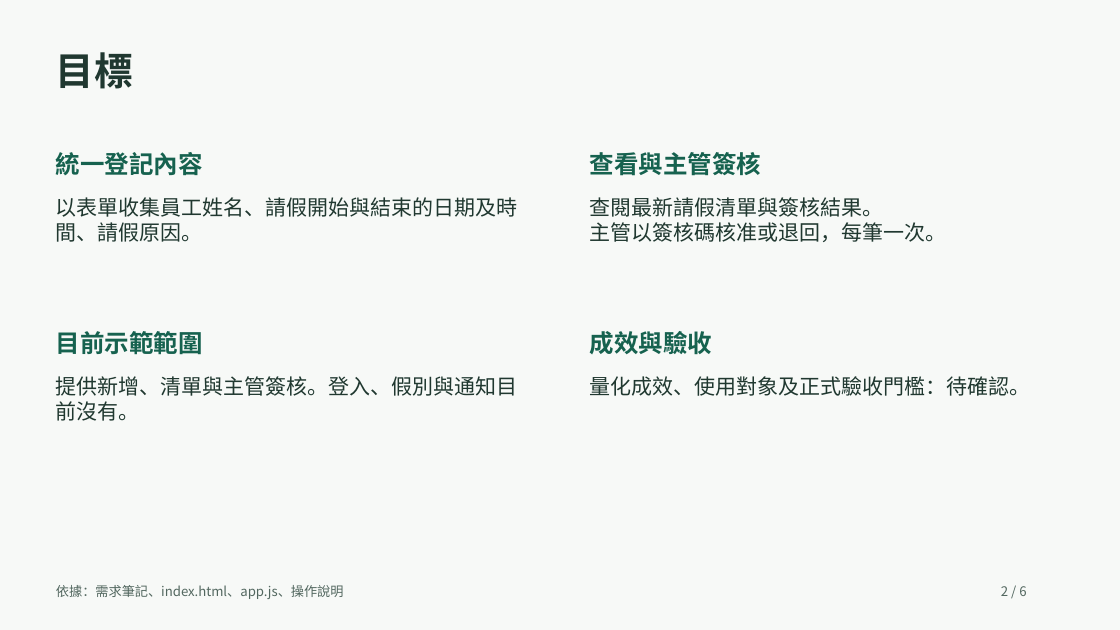
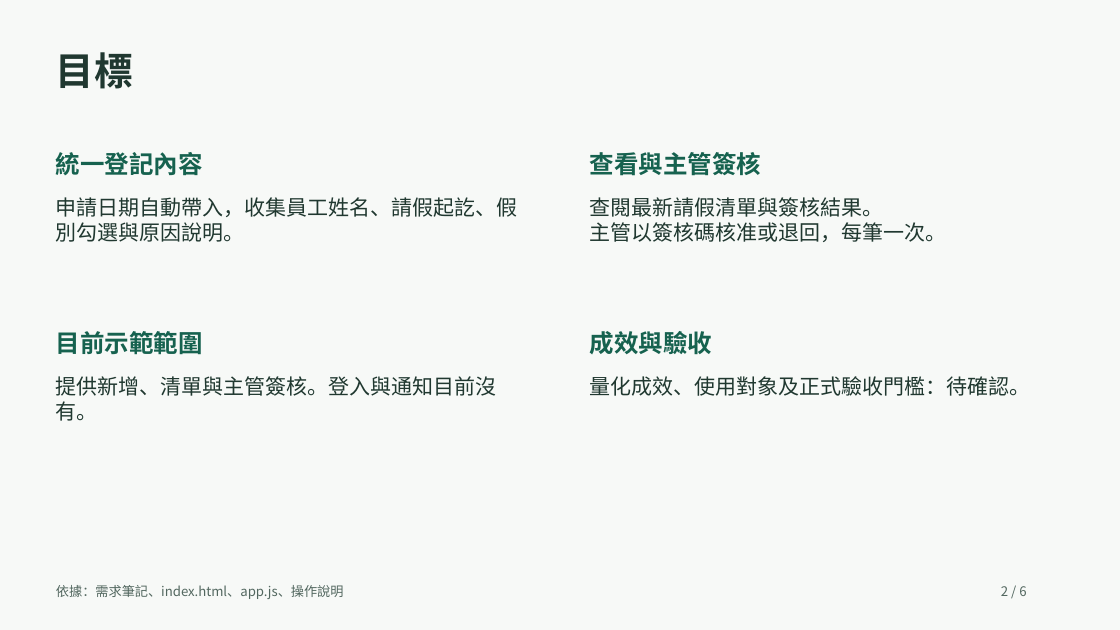
Before and after one commit to 3075zw-byte/i-prop-520, a slide deck: slide 2 of 文件/請假申請系統提案.pptx. Drawn at 1120x630 pixels with LibreOffice and Linux fonts; fonts in the diff are those of the drawing. Boxes give left, top, right and bottom in pixels: in the first picture for what was removed or moved away, otherwise in the second. Text is boxed around its words. In the diff, an @@ line names an element or a change of style, - is before the commit and + after.

```diff
--- a/文件/請假申請系統提案.pptx
+++ b/文件/請假申請系統提案.pptx
@@ text at [56,197,518,242]: text changed @@
-以表單收集員工姓名、請假開始與結束的日期及時間、請假原因。
+申請日期自動帶入，收集員工姓名、請假起訖、假別勾選與原因說明。
@@ text at [56,376,497,421]: text changed @@
-提供新增、清單與主管簽核。登入、假別與通知目前沒有。
+提供新增、清單與主管簽核。登入與通知目前沒有。
```
Also in this commit, not shown: 4 other slides changed, 13 other files.
